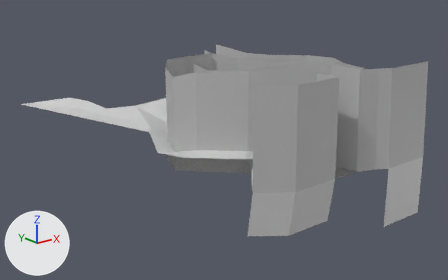
The FBX model fbx/24.fbx, before and after one commit.
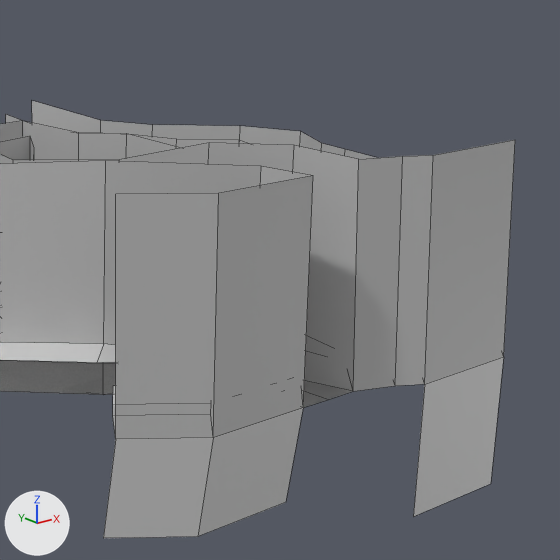
Each version is shown whole from a 50 mm camera at (-1.022, 3.966, 0.803) aimed at (0.389, 5.73, 0.098), then close up on the part from 45% to 100% of the width and 0% to 88% of the height. Every picture has the same lights, and +X, +Y and +Z are marked at lower left. The close-ups show mesh edges as thin lines. Where no turn or scale is listed for an object, it has been applied to the vertices. Vertices at the same position are counted once.

The first close-up shows 'level24', 'simple'.
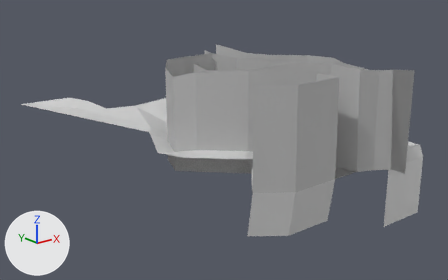
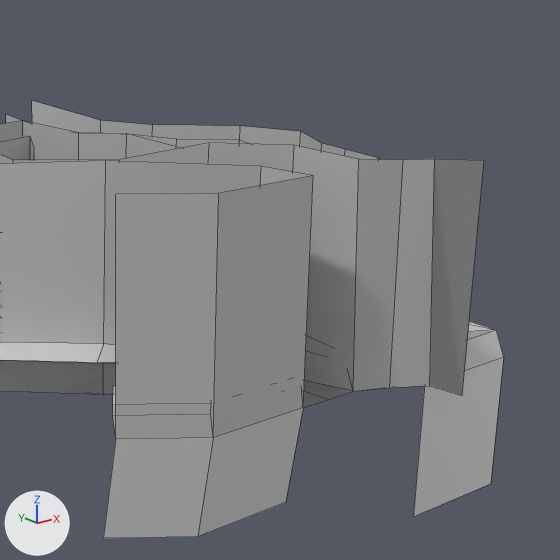
Where the change shows, as pixel boxes [x1, y1, x2, y2] in the close-ups (560 x 560 px; the box of a moved part takes in the faces that stretch with it):
'simple', reshaped
    before: [0, 101, 515, 439]
    after: [0, 101, 484, 439]
part 1 of me_simple_ncl1_1, moved or reshaped
    before: [353, 140, 515, 391]
    after: [353, 159, 484, 395]

The change in detail:
me_simple_ncl1_1 has 135 vertices, 110 faces and spans x -0.39..0.369, y -0.503..0.55, z 0.0..0.424.
me_simple_ncl1_1 is used by ob_simple; location (0.44, 5.57, 0.042).
Part 1, on me_simple_ncl1_1:
Vertex 125 of me_simple_ncl1_1 moves from (0.036, -0.483, 0.099) at pixel (395, 385) to (0.024, -0.483, 0.099) at pixel (389, 387).
Vertex 126 of me_simple_ncl1_1 moves from (0.035, -0.467, 0.413) at pixel (402, 156) to (0.015, -0.484, 0.413) at pixel (403, 159).
Vertex 127 of me_simple_ncl1_1 moves from (0.073, -0.503, 0.099) at pixel (424, 384) to (0.074, -0.511, 0.099) at pixel (429, 385).
Vertex 128 of me_simple_ncl1_1 moves from (0.072, -0.488, 0.413) at pixel (433, 155) to (0.052, -0.504, 0.413) at pixel (434, 158).
Vertex 129 of me_simple_ncl1_1 moves from (0.256, -0.503, 0.099) at pixel (503, 356) to (0.076, -0.563, 0.099) at pixel (462, 395).
Vertex 130 of me_simple_ncl1_1 moves from (0.255, -0.488, 0.413) at pixel (515, 139) to (0.076, -0.563, 0.417) at pixel (484, 160).
